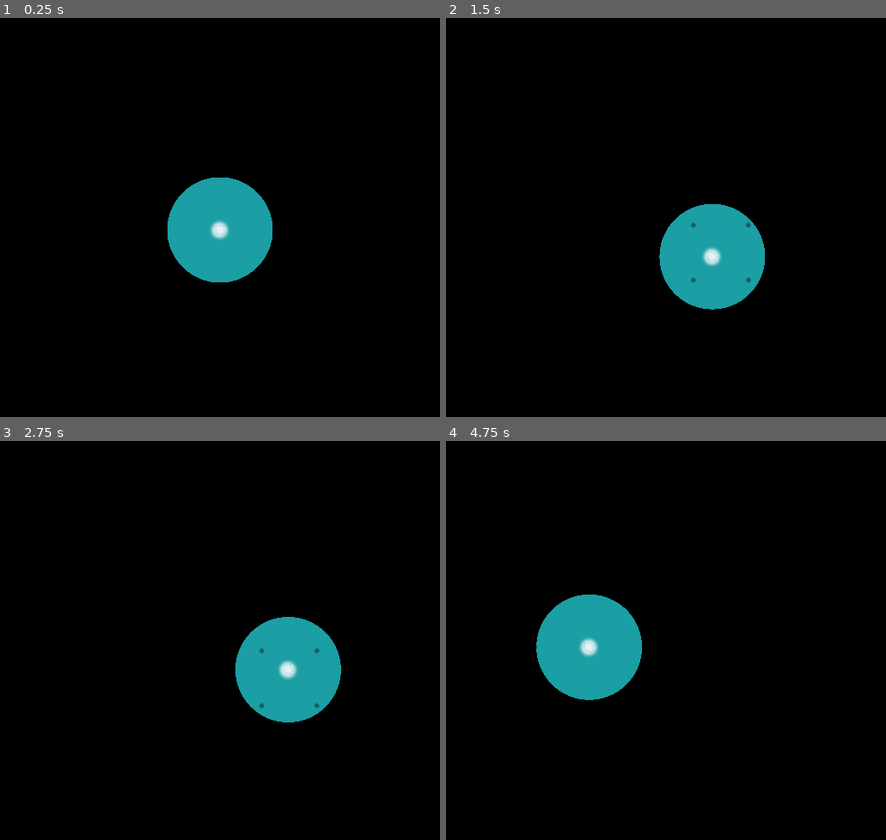
Above: before the commit, frames 1-4 (two rows, left to right).
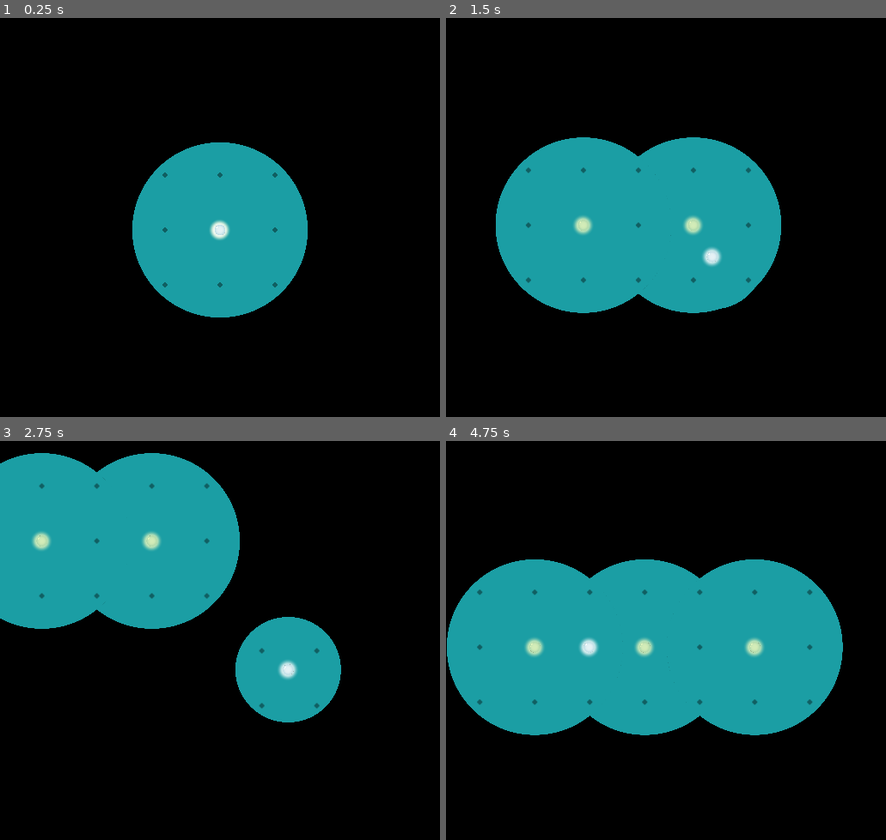
Above: after the commit, the same moments.

Repository: Disablak/Godot-Wild-Jam
Game: Godot game, scene res://Scenes/levels/LevelBasic6.tscn
The game is run twice, just before and just after one commit, with the same random seed, the same clock (stepped at 60 frames per second) and the same inputs. This scene is started directly instead of the project's main scene.
Inputs (mouse positions are in pixels of both pictures, inside the frame that each line leads up to):
- Up to frame 1 (0.25 s): no input
- Up to frame 2 (1.5 s): move the mouse to (762, 209) at 0.52 s; hold D (move_right) 0.53-1.28 s; click (762, 209) at 0.67 s; move the mouse to (578, 253) at 1.27 s; hold S (move_down) from 1.28 s (still down)
- Up to frame 3 (2.75 s): move the mouse to (264, 556) at 2.02 s; release S (move_down) at 2.03 s; hold D (move_right) from 2.03 s (still down)
- Up to frame 4 (4.75 s): move the mouse to (644, 740) at 2.77 s; release D (move_right) at 2.78 s; hold W (move_up) 2.78-3.53 s; click (644, 740) at 2.92 s; move the mouse to (798, 720) at 3.52 s; hold A (move_left) from 3.53 s (still down); move the mouse to (534, 588) at 4.27 s

The runs differ from the first frame. In frame 1, 8.9% of the frame differs, in the area x 30-70%, y 31-76%; in frame 2, 19%; in frame 3, 21%; in frame 4, 29%, in the area x 0-91%, y 29-74%.

Commit message:
added sixth lvl

Diff:
--- a/Scenes/Main.tscn
+++ b/Scenes/Main.tscn
@@ -8,12 +8,13 @@
 [ext_resource path="res://Scenes/levels/LevelBasic4.tscn" type="PackedScene" id=6]
 [ext_resource path="res://Scenes/levels/LevelBasic0.tscn" type="PackedScene" id=7]
 [ext_resource path="res://Scenes/levels/LevelBasic5.tscn" type="PackedScene" id=8]
+[ext_resource path="res://Scenes/levels/LevelBasic6.tscn" type="PackedScene" id=9]
 
 [node name="Main" type="Node2D"]
 
 [node name="ScenesManager" type="Node2D" parent="."]
 script = ExtResource( 2 )
-scenesOrder = [ ExtResource( 7 ), ExtResource( 5 ), ExtResource( 3 ), ExtResource( 1 ), ExtResource( 6 ), ExtResource( 8 ) ]
+scenesOrder = [ ExtResource( 7 ), ExtResource( 5 ), ExtResource( 3 ), ExtResource( 1 ), ExtResource( 6 ), ExtResource( 8 ), ExtResource( 9 ) ]
 
 [node name="CoinsCounter" type="Node2D" parent="."]
 script = ExtResource( 4 )
--- a/Scenes/levels/LevelBasic6.tscn
+++ b/Scenes/levels/LevelBasic6.tscn
@@ -1,8 +1,10 @@
-[gd_scene load_steps=4 format=2]
+[gd_scene load_steps=6 format=2]
 
 [ext_resource path="res://Scenes/levels/base/LevelBase.tscn" type="PackedScene" id=1]
 [ext_resource path="res://Scenes/levels/components/ShadowCastingObstacle.tscn" type="PackedScene" id=2]
 [ext_resource path="res://Scenes/levels/components/Key.tscn" type="PackedScene" id=3]
+[ext_resource path="res://Scenes/levels/components/Light.tscn" type="PackedScene" id=4]
+[ext_resource path="res://Scenes/levels/components/Coin.tscn" type="PackedScene" id=5]
 
 [node name="Level" instance=ExtResource( 1 )]
 
@@ -10,28 +12,120 @@
 position = Vector2( 256, 320 )
 
 [node name="Enemy" parent="." index="5"]
-position = Vector2( 1080, 326 )
+position = Vector2( 1296, 320 )
 scale = Vector2( 6, 6 )
+movementSpeed = 90.0
 size = 6
 
 [node name="Finish" parent="." index="6"]
-position = Vector2( -384, 320 )
+position = Vector2( -256, 320 )
 
 [node name="ShadowCaster" parent="StaticObstacles" index="0" instance=ExtResource( 2 )]
-position = Vector2( 256, -160 )
-scale = Vector2( 40, 2 )
+position = Vector2( 216, -160 )
+scale = Vector2( 42.5, 2 )
 
 [node name="ShadowCaster2" parent="StaticObstacles" index="1" instance=ExtResource( 2 )]
-position = Vector2( 256, 800 )
-scale = Vector2( 40, 2 )
+position = Vector2( 216, 800 )
+scale = Vector2( 42.5, 2 )
 
 [node name="ShadowCaster3" parent="StaticObstacles" index="2" instance=ExtResource( 2 )]
-position = Vector2( 920, 392 )
+position = Vector2( 864, 392 )
 scale = Vector2( 2, 40 )
 
 [node name="ShadowCaster4" parent="StaticObstacles" index="3" instance=ExtResource( 2 )]
-position = Vector2( -480, 368 )
+position = Vector2( -352, 368 )
 scale = Vector2( 2, 40 )
+
+[node name="Light2D" parent="Lights" index="0" instance=ExtResource( 4 )]
+position = Vector2( 384, 320 )
+light_enabled = false
+
+[node name="Light2D11" parent="Lights" index="1" instance=ExtResource( 4 )]
+position = Vector2( 256, 320 )
+
+[node name="Light2D2" parent="Lights" index="2" instance=ExtResource( 4 )]
+position = Vector2( 512, 320 )
+light_enabled = false
+
+[node name="Light2D3" parent="Lights" index="3" instance=ExtResource( 4 )]
+position = Vector2( 640, 320 )
+light_enabled = false
+
+[node name="Light2D4" parent="Lights" index="4" instance=ExtResource( 4 )]
+position = Vector2( 256, 192 )
+light_enabled = false
+
+[node name="Light2D5" parent="Lights" index="5" instance=ExtResource( 4 )]
+position = Vector2( 256, 64 )
+light_enabled = false
+
+[node name="Light2D6" parent="Lights" index="6" instance=ExtResource( 4 )]
+position = Vector2( 256, 448 )
+light_enabled = false
+
+[node name="Light2D7" parent="Lights" index="7" instance=ExtResource( 4 )]
+position = Vector2( 256, 576 )
+light_enabled = false
+
+[node name="Light2D8" parent="Lights" index="8" instance=ExtResource( 4 )]
+position = Vector2( 128, 320 )
+light_enabled = false
+
+[node name="Light2D9" parent="Lights" index="9" instance=ExtResource( 4 )]
+position = Vector2( 0, 320 )
+light_enabled = false
+
+[node name="Light2D10" parent="Lights" index="10" instance=ExtResource( 4 )]
+position = Vector2( -128, 320 )
+light_enabled = false
+
+[node name="Light2D12" parent="Lights" index="11" instance=ExtResource( 4 )]
+position = Vector2( 128, 448 )
+light_enabled = false
+
+[node name="Light2D13" parent="Lights" index="12" instance=ExtResource( 4 )]
+position = Vector2( 384, 192 )
+light_enabled = false
+
+[node name="Light2D14" parent="Lights" index="13" instance=ExtResource( 4 )]
+position = Vector2( 512, 64 )
+light_enabled = false
+
+[node name="Light2D15" parent="Lights" index="14" instance=ExtResource( 4 )]
+position = Vector2( 640, -64 )
+light_enabled = false
+
+[node name="Light2D16" parent="Lights" index="15" instance=ExtResource( 4 )]
+position = Vector2( 0, 576 )
+light_enabled = false
+
+[node name="Light2D17" parent="Lights" index="16" instance=ExtResource( 4 )]
+position = Vector2( -128, 704 )
+light_enabled = false
+
+[node name="Light2D18" parent="Lights" index="17" instance=ExtResource( 4 )]
+position = Vector2( 128, 192 )
+light_enabled = false
+
+[node name="Light2D19" parent="Lights" index="18" instance=ExtResource( 4 )]
+position = Vector2( 0, 64 )
+light_enabled = false
+
+[node name="Light2D20" parent="Lights" index="19" instance=ExtResource( 4 )]
+position = Vector2( 384, 448 )
+light_enabled = false
+
+[node name="Light2D21" parent="Lights" index="20" instance=ExtResource( 4 )]
+position = Vector2( 512, 576 )
+light_enabled = false
+
+[node name="Light2D22" parent="Lights" index="21" instance=ExtResource( 4 )]
+position = Vector2( 640, 704 )
+light_enabled = false
+
+[node name="Light2D23" parent="Lights" index="22" instance=ExtResource( 4 )]
+position = Vector2( -128, -64 )
+light_enabled = false
 
 [node name="Key" parent="." index="9" instance=ExtResource( 3 )]
 position = Vector2( 256, 704 )
@@ -39,5 +133,8 @@
 [node name="Key2" parent="." index="10" instance=ExtResource( 3 )]
 position = Vector2( 256, -64 )
 
+[node name="Coin" parent="." index="11" instance=ExtResource( 5 )]
+position = Vector2( 768, 320 )
+
 [editable path="Finish"]
 [editable path="Finish/OrbSprite"]
--- a/project.godot
+++ b/project.godot
@@ -15,12 +15,18 @@
 "path": "res://Scripts/Player.gd"
 }, {
 "base": "Node2D",
+"class": "ScenesManager",
+"language": "GDScript",
+"path": "res://Scripts/ScenesManager.gd"
+}, {
+"base": "Node2D",
 "class": "StalkingEnemy",
 "language": "GDScript",
 "path": "res://Scripts/StalkingEnemy.gd"
 } ]
 _global_script_class_icons={
 "Player": "",
+"ScenesManager": "",
 "StalkingEnemy": ""
 }
 
@@ -33,6 +39,7 @@
 [autoload]
 
 SignalBus="*res://Scripts/SignalBus.gd"
+Globals="*res://Scripts/Globals.gd"
 
 [display]
 
@@ -65,6 +72,16 @@
 , Object(InputEventKey,"resource_local_to_scene":false,"resource_name":"","device":0,"alt":false,"shift":false,"control":false,"meta":false,"command":false,"pressed":false,"scancode":16777234,"physical_scancode":0,"unicode":0,"echo":false,"script":null)
  ]
 }
+restart_level={
+"deadzone": 0.5,
+"events": [ Object(InputEventKey,"resource_local_to_scene":false,"resource_name":"","device":0,"alt":false,"shift":false,"control":false,"meta":false,"command":false,"pressed":false,"scancode":82,"physical_scancode":0,"unicode":0,"echo":false,"script":null)
+ ]
+}
+next_level={
+"deadzone": 0.5,
+"events": [ Object(InputEventKey,"resource_local_to_scene":false,"resource_name":"","device":0,"alt":false,"shift":false,"control":false,"meta":false,"command":false,"pressed":false,"scancode":32,"physical_scancode":0,"unicode":0,"echo":false,"script":null)
+ ]
+}
 
 [physics]
 
Not shown: 1 places in Scenes/Main.tscn that only renumber resources
